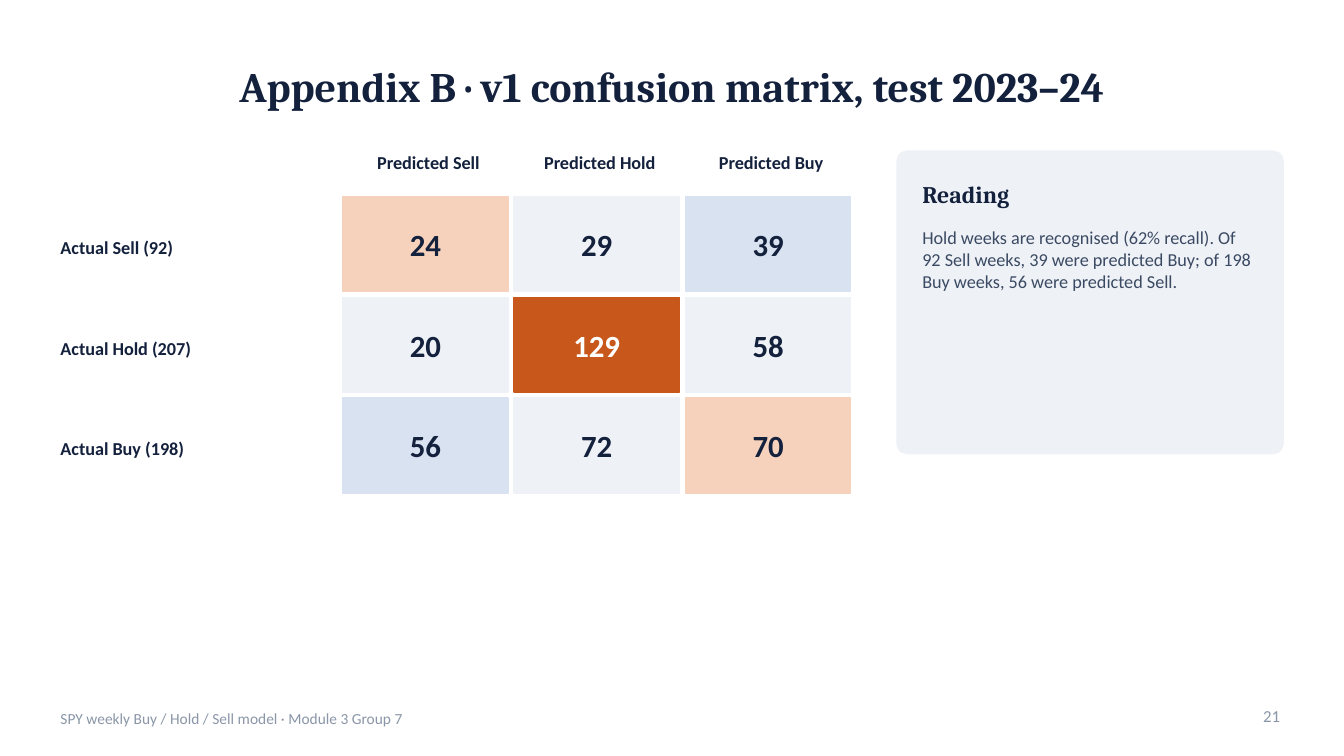
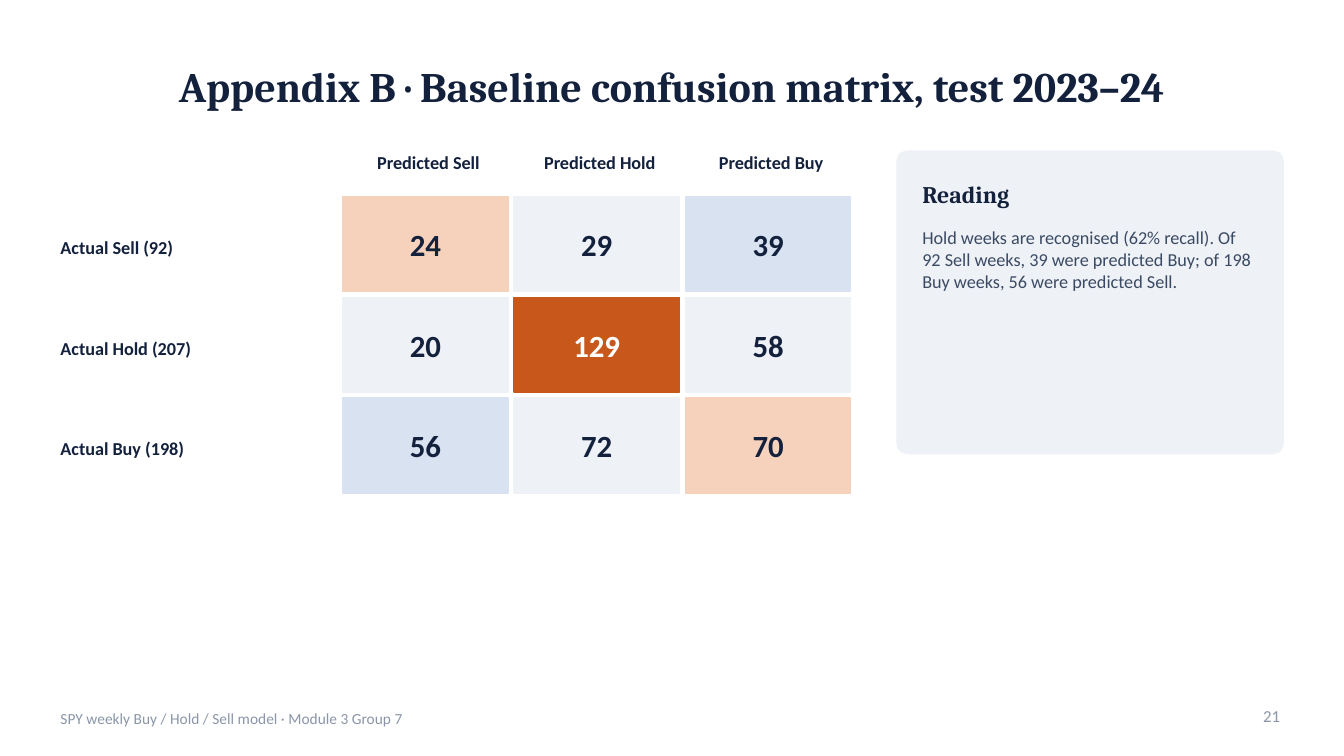
Before and after one commit to TKCH121/spy, a slide deck: slide 21 of presentation/SPY_Model_Presentation.pptx. Drawn at 1344x756 pixels with LibreOffice and Linux fonts; fonts in the diff are those of the drawing. Boxes give left, top, right and bottom in pixels: in the first picture for what was removed or moved away, otherwise in the second. Text is boxed around its words. In the diff, an @@ line names an element or a change of style, - is before the commit and + after.

```diff
--- a/presentation/SPY_Model_Presentation.pptx
+++ b/presentation/SPY_Model_Presentation.pptx
@@ title at <box>179,72,1165,111</box>: text changed @@
-Appendix B · v1 confusion matrix, test 2023–24
+Appendix B · Baseline confusion matrix, test 2023–24
```
Also in this commit, not shown: 16 other slides changed, 1 slide added, 1 slide removed, 8 other files.
